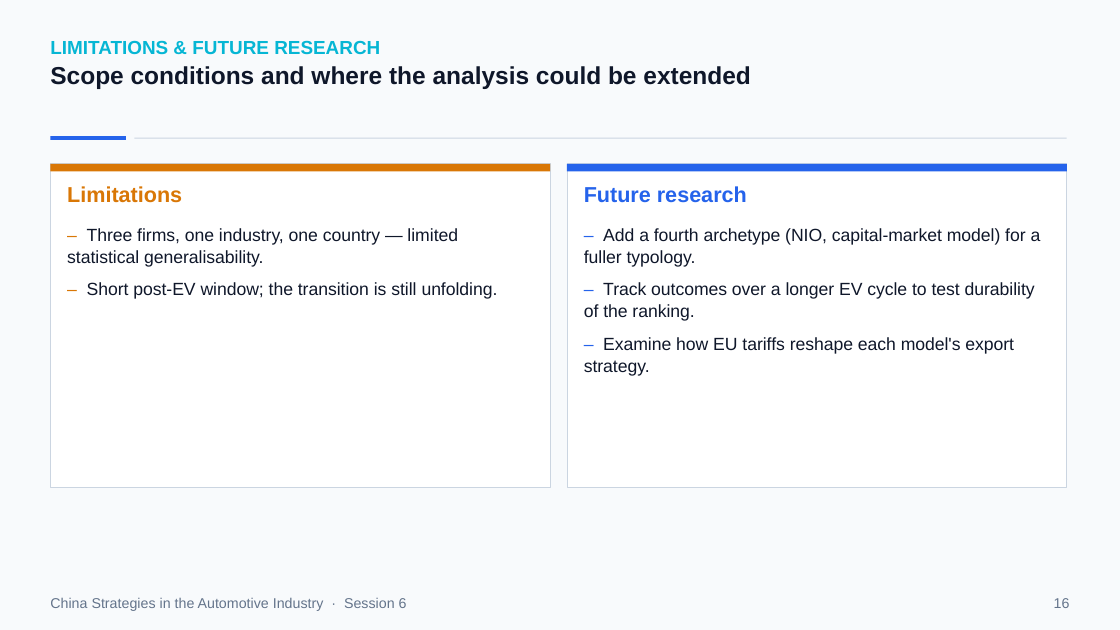
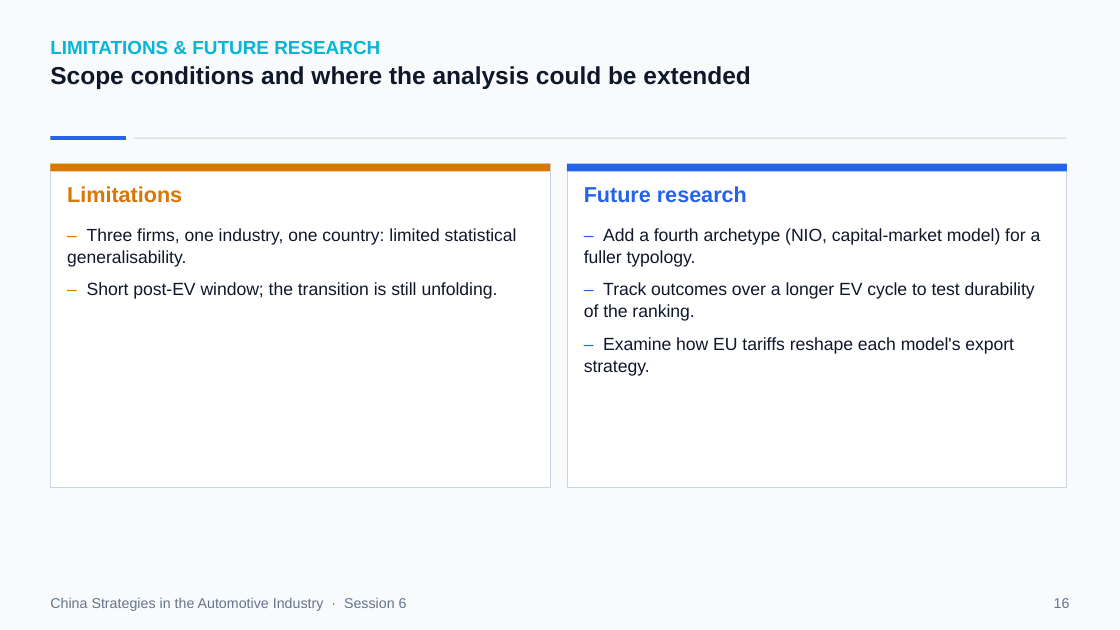
Before and after one commit to mickeymousehacker/CHINA-seminar-paper, a slide deck: slide 16 of research/presentation/China-Strategies-Presentation-FINAL.pptx. Drawn at 1120x630 pixels with LibreOffice and Linux fonts; fonts in the diff are those of the drawing. Boxes give left, top, right and bottom in pixels: in the first picture for what was removed or moved away, otherwise in the second. Text is boxed around its words. In the diff, an @@ line names an element or a change of style, - is before the commit and + after.

Commit message:
add presentation speech script + cue cards, refine debate argument, sync final deck
- add research/wiki/saic-motor/Doc/praesentation-sprechtext-julia.md(.docx):
  slide-by-slide English delivery script + German/English cue cards for
  Julia's portion of the team presentation (slides 6-16), timed and
  rebalanced across shared vs. solo slides to hit the ~13 min/person target
- replace ZF Friedrichshafen example in the debate CON speech with a
  standalone-value framing and reframe the Opel/PSA argument as a
  fire-sale discount (Shleifer & Vishny 1992; Andrade et al. 2001),
  moving the "alternatives exist" argument to the DaimlerChrysler teammate
- add Aylin's BMW-Rover opposition brief for cross-referencing team arguments
- sync final presentation deck with manual edits

```diff
--- a/research/presentation/China-Strategies-Presentation-FINAL.pptx
+++ b/research/presentation/China-Strategies-Presentation-FINAL.pptx
@@ text at bbox=[67, 228, 517, 267]: text changed; size 15.1 to 15 pt @@
-– Three firms, one industry, one country — limited statistical generalisability.
+– Three firms, one industry, one country: limited statistical generalisability.
```
Also in this commit, not shown: 10 other slides changed, 8 other files.
